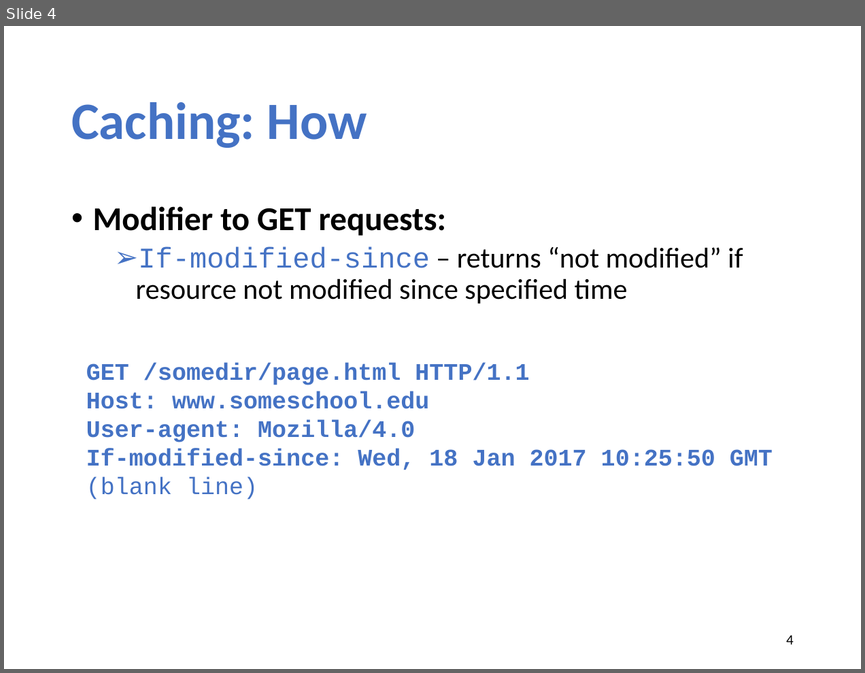
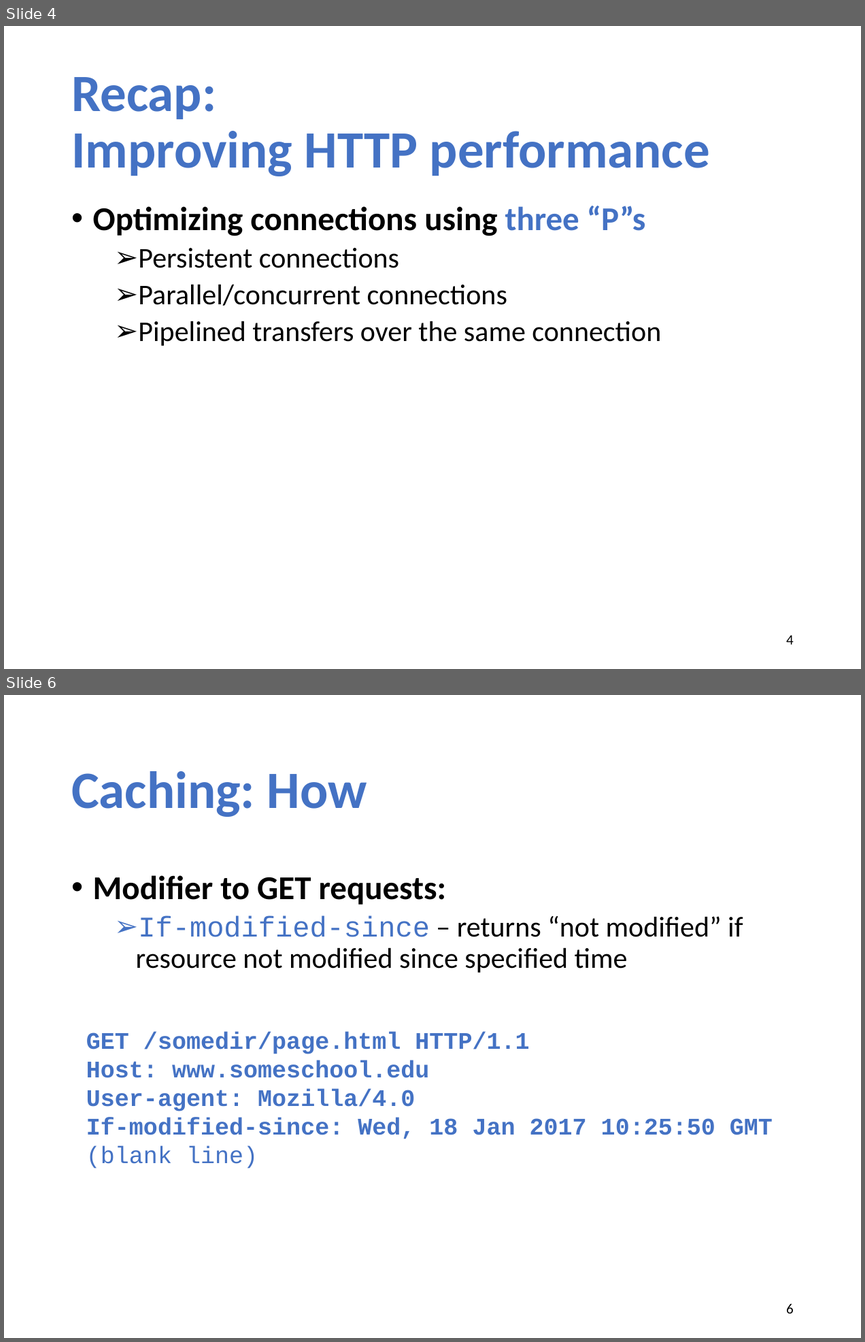
Before and after one commit to xinjin/course-net, a slide deck: slides/lec05_cdn.pptx. Shown one above the other, each under a label of ours: slide 4 before the commit, slides 4 and 6 after it; the slides between them are not shown. The pictures are 865x673 and 865x1342 pixels, drawn with LibreOffice and Linux fonts; fonts in the diff are those of the drawing. Boxes give left, top, right and bottom in pixels: in the first picture for what was removed or moved away, otherwise in the second. Text is boxed around its words. In the diff, an @@ line names an element or a change of style, - is before the commit and + after.

```diff
--- a/slides/lec05_cdn.pptx
+++ b/slides/lec05_cdn.pptx
@@ slide 4 added at (x1=4, y1=26, x2=861, y2=669), background #FFFFFF @@
@@ title added at (x1=71, y1=77, x2=710, y2=176), 44 pt, text #4472C4, bold @@
+Recap:
+Improving HTTP performance
@@ text added at (x1=93, y1=206, x2=661, y2=346), 24 pt, text #000000 @@
+• Optimizing connections using three “P”s
+  ➢ Persistent connections
+  ➢ Parallel/concurrent connections
+  ➢ Pipelined transfers over the same connection
@@ page number added at (x1=786, y1=635, x2=793, y2=644), 12 pt, text #000000 @@
+4
@@ what was slide 4 is now slide 6 @@
@@ page number at (x1=786, y1=1303, x2=793, y2=1313): text changed @@
-4
+6
```
Also in this commit, not shown: 7 slides changed, 1 other slide added, 3 other files.
